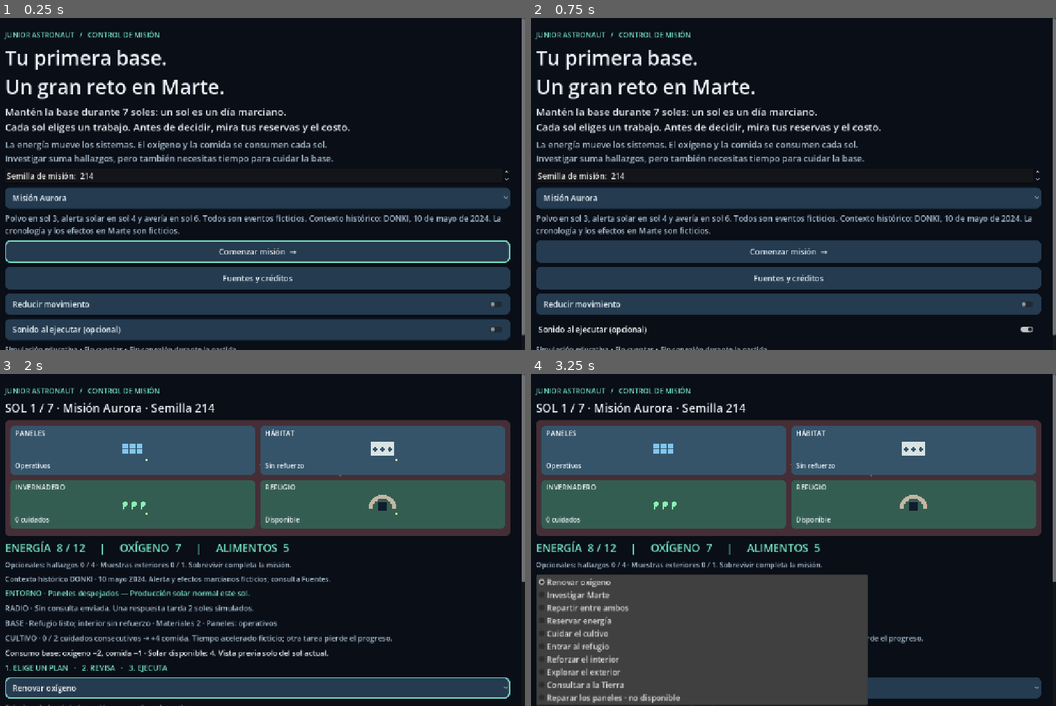
Above: before the commit, frames 1-4 (two rows, left to right).
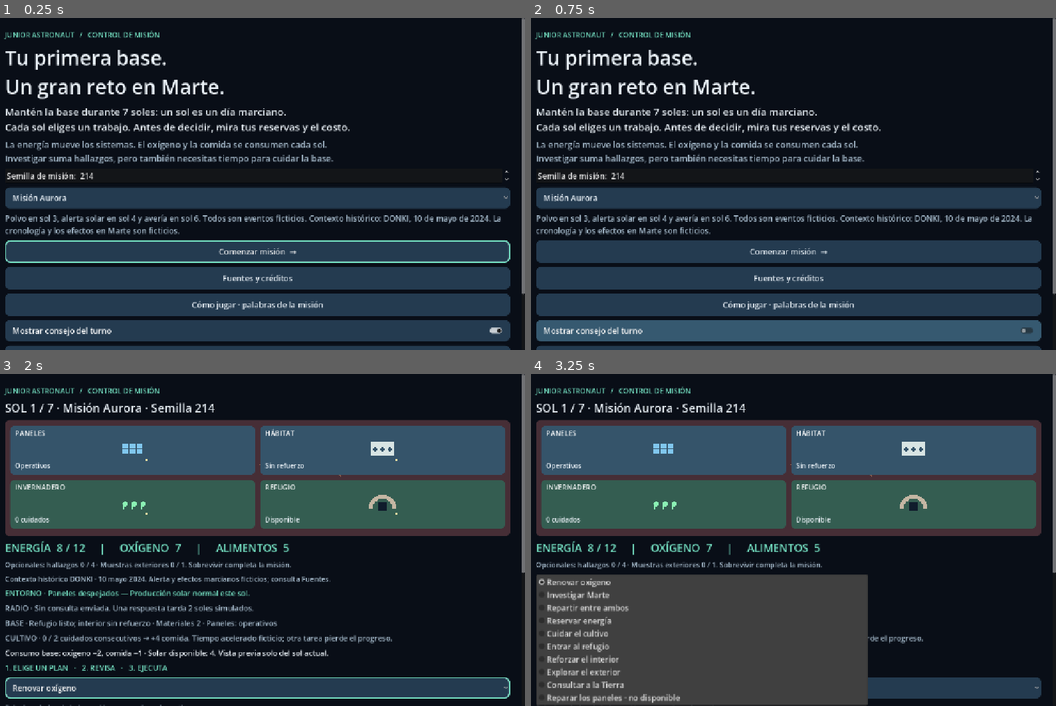
Above: after the commit, the same moments.

Repository: AlejoHuay/Junior-Astronaut-Mission-Trainer-----GAME
Game: Godot game, scene res://scenes/menus/main.tscn
Same seed, same stepped clock (60 frames per second), same inputs: the game is played once before the commit and once after it.
Inputs (mouse positions are in pixels of both pictures, inside the frame that each line leads up to):
- Up to frame 1 (0.25 s): no input
- Up to frame 2 (0.75 s): click (788, 330) at 0.5 s, where only the run after the commit has a clickable "Mostrar consejo del turno"
- Up to frame 3 (2 s): click "Comenzar misión →" at 1.25 s
- Up to frame 4 (3.25 s): click "Renovar oxígeno" at 2 s

The runs differ from the first frame. In frame 1, 2.8% of the frame differs, in the area x 1-100%, y 83-100%; in frame 2, 8.2%; in frame 3, less than 0.1%; in frame 4, less than 0.1%.

Commit message:
feat(learning): guide decisions and explain mission outcomes

Diff:
--- /dev/null
+++ b/data/balance/learning.json
@@ -0,0 +1,15 @@
+{
+  "first": "Tu primer sol: mira las reservas. Elige un plan y compara cómo terminarían. Cuidar el cultivo hoy prepara comida para después; producir oxígeno o investigar usa ese mismo turno. Puedes cambiar de plan antes de ejecutarlo.",
+  "crop": "Ya invertiste en el cultivo. Otro cuidado consecutivo permite cosechar; cambiar de tarea pierde el progreso. Mira cuándo llegará la comida y cuánto oxígeno queda.",
+  "alert": "Hoy hay alerta solar. Refugiarte ocupa tu turno y consume oxígeno del equipo. Un interior reforzado previamente permite trabajar dentro; salir sigue siendo inseguro. La radiación es energía transportada por partículas u ondas; aquí no calculamos dosis ni daño médico.",
+  "warning": "Mañana habrá alerta. Puedes preparar el interior hoy con materiales, o reservar mañana para refugiarte. ¿Qué tarea estarás dejando de hacer?",
+  "radio": "La Tierra todavía no respondió. Decide con las reservas que tienes: el mensaje traerá consejo para producir oxígeno aquí, no cajas de suministros.",
+  "later": "Antes de ejecutar, compara las reservas finales y las tareas pendientes. Una opción útil hoy puede dejar poco tiempo para otra mañana.",
+  "glossary": "SOL: un día marciano; en el juego avanzas uno al ejecutar un plan.\nRESERVA: lo que tienes almacenado para usar más tarde.\nENERGÍA: permite operar equipos; los paneles recargan al final del turno, hasta llenar la batería.\nOXÍGENO: lo producimos con energía y lo consumimos cada sol.\nALIMENTOS: comemos de la reserva mientras esperamos la cosecha.\nRADIACIÓN: energía que viaja como partículas u ondas. Nuestro refugio es una regla educativa, sin cálculos médicos.\nCOMUNICACIÓN: esperar una respuesta no significa recibir suministros. Dos soles es un tiempo ficticio para ver esa espera.\nHALLAZGOS: objetivo opcional; no sustituyen las reservas.",
+  "harvest_lesson": "Invertiste varios turnos antes de recibir comida. En cultivos reales los tiempos son mucho mayores: OSD-267 describe una cosecha de VEG-01A a los 33 días; nuestros dos cuidados son ficción.",
+  "interruption_lesson": "Cambiar de trabajo interrumpió al menos un cultivo: la energía ya gastada no volvió. Mira en la bitácora qué tarea elegiste en su lugar.",
+  "shelter_lesson": "Usaste el refugio: renunciaste a otras tareas de esos soles para mantener la protección. El blindaje pasivo no gastó electricidad por sí mismo.",
+  "radio_lesson": "Pediste consejo: pagaste energía y esperaste. La respuesta ayuda a producir localmente; no transporta materiales desde la Tierra.",
+  "science_lesson": "Dedicaste recursos a investigar. Compara esos hallazgos con las reservas con las que terminaste.",
+  "reflection": "Para tu próxima misión: ¿qué decisión cambiarías y qué recurso o tarea sacrificarías? Puedes repetir escenario y semilla para comparar."
+}
--- a/src/infrastructure/game_data.gd
+++ b/src/infrastructure/game_data.gd
@@ -2,6 +2,20 @@
 extends RefCounted
 
 var error: String = ""
+
+func load_learning(path: String = "res://data/balance/learning.json") -> Dictionary:
+	if not FileAccess.file_exists(path):
+		error = "No se encontraron las explicaciones."
+		return {}
+	var parsed: Variant = JSON.parse_string(FileAccess.get_file_as_string(path))
+	if not parsed is Dictionary:
+		error = "Explicaciones inválidas."
+		return {}
+	for key in ["first", "crop", "alert", "warning", "radio", "later", "glossary", "harvest_lesson", "interruption_lesson", "shelter_lesson", "radio_lesson", "science_lesson", "reflection"]:
+		if not parsed.get(key) is String or parsed[key].is_empty():
+			error = "Falta explicación: " + key
+			return {}
+	return parsed
 
 func load_balance(path: String = "res://data/balance/mission.json") -> Dictionary:
 	var file := FileAccess.open(path, FileAccess.READ)
--- a/src/presentation/mission_screen.gd
+++ b/src/presentation/mission_screen.gd
@@ -22,6 +22,8 @@
 var reduced_motion: bool = false
 var sound_enabled: bool = false
 var cue: AudioStreamPlayer
+var learning: Dictionary
+var tutorial_enabled: bool = true
 
 func _ready() -> void:
 	_setup_theme()
@@ -29,7 +31,8 @@
 	science_catalog = science_provider.load_catalog()
 	var provider := GameData.new()
 	var config := provider.load_balance()
-	if config.is_empty():
+	learning = provider.load_learning()
+	if config.is_empty() or learning.is_empty():
 		_label(self, provider.error, 24)
 		return
 	session = MissionSession.new(config)
@@ -98,6 +101,16 @@
 	_label(content, "JUNIOR ASTRONAUT   /   CONTROL DE MISIÓN", 17, ACCENT)
 
 func _preferences() -> void:
+	var tutorial := CheckButton.new()
+	tutorial.text = "Mostrar consejo del turno"
+	tutorial.button_pressed = tutorial_enabled
+	tutorial.custom_minimum_size.y = 48
+	content.add_child(tutorial)
+	tutorial.toggled.connect(func(value: bool):
+		tutorial_enabled = value
+		var hint := content.get_node_or_null("TurnHint")
+		if hint != null:
+			hint.visible = value)
 	var motion := CheckButton.new()
 	motion.text = "Reducir movimiento"
 	motion.button_pressed = reduced_motion
@@ -143,6 +156,7 @@
 		session.start(int(seed_input.value), str(scenario_picker.get_item_metadata(scenario_picker.selected))))
 	start_button.grab_focus()
 	_button(content, "Fuentes y créditos", _show_sources)
+	_button(content, "Cómo jugar · palabras de la misión", _show_help)
 	_preferences()
 	_label(content, "Simulación educativa • Sin cuentas • Sin conexión durante la partida", 17, MUTED)
 
@@ -159,6 +173,13 @@
 	base.reduced_motion = reduced_motion
 	content.add_child(base)
 	_label(content, "ENERGÍA  %d / %d     |     OXÍGENO  %d     |     ALIMENTOS  %d" % [state.energy, session.rules.config.battery_capacity, state.oxygen, state.food], 26, ACCENT)
+	if state.phase != MissionState.Phase.FINISHED:
+		var hint := _label(content, "GUÍA · " + _turn_hint(), 20)
+		hint.name = "TurnHint"
+		hint.visible = tutorial_enabled
+	if not state.history.is_empty():
+		var budget: Dictionary = state.history.back().budget
+		_label(content, "POR QUÉ CAMBIÓ · Energía: −%d trabajo +%d solar almacenada. Oxígeno: +%d producido −%d consumido. Comida: +%d cosecha −%d consumida." % [budget.cost, budget.solar_stored, budget.oxygen_produced, budget.oxygen_consumed, budget.crop.harvest, budget.food_consumed], 18, MUTED)
 	_label(content, "Opcionales: hallazgos %d / %d · Muestras exteriores %d / 1. Sobrevivir completa la misión." % [state.science, session.rules.config.science_goal, state.samples], 17, MUTED)
 	var science_id: String = session.rules.config.scenarios[state.scenario_id].get("science_id", "")
 	if not science_id.is_empty():
@@ -172,6 +193,7 @@
 	status = _label(content, "Consumo base: oxígeno −%d, comida −%d · Solar disponible: %d. Vista previa solo del sol actu …(188 unchanged characters)…
 	if state.phase == MissionState.Phase.FINISHED:
 		_label(content, state.outcome, 28)
+		_label(content, "Lo que enseñan tus decisiones\n" + _learning_summary(), 21)
 		var result := session.rules.summary(state)
 		_label(content, "Objetivos opcionales: ciencia %s · muestra exterior %s.\nCosechaste %d alimentos; interrumpiste %d c …(320 unchanged characters)…
 		_button(content, "Volver a planear", _show_menu).grab_focus()
@@ -210,6 +232,7 @@
 	navigation.add_theme_constant_override("separation", 12)
 	content.add_child(navigation)
 	_button(navigation, "Fuentes", _show_sources)
+	_button(navigation, "Ayuda", _show_help)
 	_button(navigation, "Menú", _show_menu)
 	_preferences()
 
@@ -219,6 +242,43 @@
 	action_detail.text = session.rules.config.actions[selected_action].description
 	action_preview.text = _preview_text(check)
 	execute_button.disabled = not check.ok
+
+func _turn_hint() -> String:
+	var state := session.state
+	if state.solar_alert:
+		return learning.alert
+	if state.next_solar_alert:
+		return learning.warning
+	if state.crop_progress > 0:
+		return learning.crop
+	if state.sol == 1:
+		return learning.first
+	if not state.pending.is_empty():
+		return learning.radio
+	return learning.later
+
+func _learning_summary() -> String:
+	var result := session.rules.summary(session.state)
+	var lessons := PackedStringArray()
+	if result.harvested > 0:
+		lessons.append(learning.harvest_lesson)
+	if result.interruptions > 0:
+		lessons.append(learning.interruption_lesson)
+	if result.shelter_turns > 0:
+		lessons.append(learning.shelter_lesson)
+	if session.state.radio_sent:
+		lessons.append(learning.radio_lesson)
+	if session.state.science > 0:
+		lessons.append(learning.science_lesson)
+	lessons.append(learning.reflection)
+	return "\n\n".join(lessons)
+
+func _show_help() -> void:
+	_page()
+	_label(content, "Comandar es elegir", 36)
+	_label(content, learning.first + "\n\n" + learning.glossary, 22)
+	_label(content, "Teclado: Tab cambia de control; flechas eligen un plan; Enter o Espacio activa. Seleccionar no gasta nada. Ejecutar avanza un sol.\nLas preferencias se mantienen durante esta sesión. Recargar aún reinicia la misión.", 20, MUTED)
+	_button(content, "Volver a la misión" if session.state != null else "Volver al menú", _show_mission if session.state != null else _show_menu).grab_focus()
 
 func _history() -> String:
 	if session.state.history.is_empty():
--- a/tests/smoke_scene.gd
+++ b/tests/smoke_scene.gd
@@ -31,6 +31,13 @@
 		return
 	screen._show_sources()
 	await process_frame
+	screen._show_help()
+	await process_frame
+	var recap: String = screen._learning_summary()
+	if not recap.contains(screen.learning.harvest_lesson) or recap.contains(screen.learning.radio_lesson):
+		printerr("FAIL: recap must match actual decisions")
+		quit(1)
+		return
 	screen._show_menu()
 	await process_frame
 	screen.queue_free()
Not shown, changed: docs/ARCHITECTURE.md
Not shown, added: docs/PHASE3_REVIEW.md
